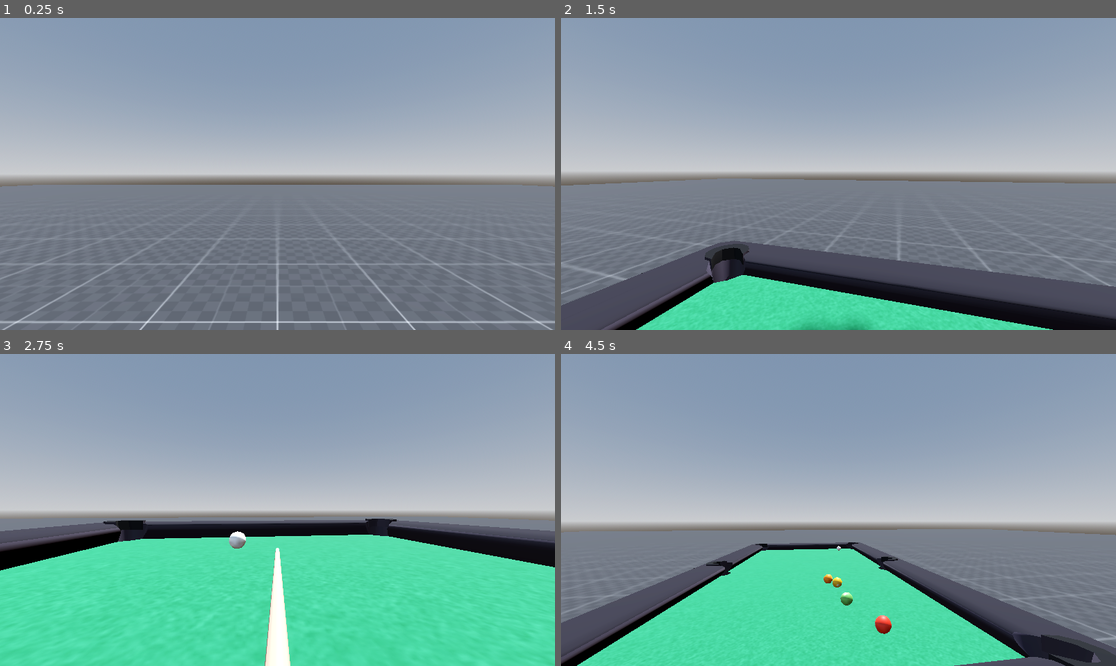
Above: before the commit, frames 1-4 (two rows, left to right).
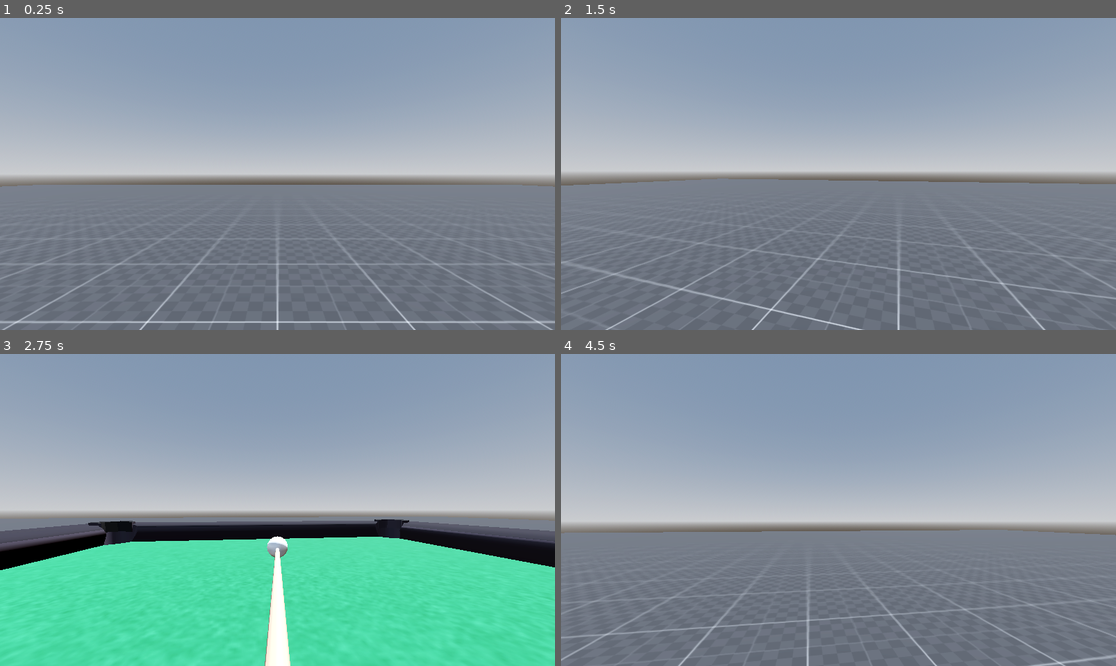
Above: after the commit, the same moments.

Repository: maximosdrr/9-die
Game: Godot game, scene res://Main.tscn
The game is run twice, just before and just after one commit, with the same random seed, the same clock (stepped at 60 frames per second) and the same inputs.
Inputs (mouse positions are in pixels of both pictures, inside the frame that each line leads up to):
- Up to frame 1 (0.25 s): no input
- Up to frame 2 (1.5 s): tap Enter at 0.5 s; move the mouse to (866, 174) at 0.52 s; hold Space (spin_modifier) 0.53-1.28 s; hold W (move_forward) from 0.53 s (still down); move the mouse to (810, 174) at 1.27 s; tap Shift (stroke_mode) at 1.35 s
- Up to frame 3 (2.75 s): keep holding W (move_forward); move the mouse to (288, 503) at 2.02 s; tap E (switch_control) at 2.1 s
- Up to frame 4 (4.5 s): keep holding W (move_forward); move the mouse to (832, 516) at 2.77 s; tap Space (spin_modifier) at 2.85 s; move the mouse to (877, 513) at 3.52 s; hold Shift (stroke_mode) 3.53-4.28 s; move the mouse to (794, 506) at 4.27 s; tap E (switch_control) at 4.35 s

The runs differ from the first frame. In frame 2, 21% of the frame differs, in the area x 0-100%, y 51-100%; in frame 3, 1.5%; in frame 4, 28%, in the area x 0-100%, y 56-100%.

Commit message:
feat: update table physics

Diff:
--- a/Core/Table/Table.tscn
+++ b/Core/Table/Table.tscn
@@ -16,6 +16,8 @@
 [node name="TableGameHandler" type="Node3D" parent="."]
 
 [node name="TableInfluence" type="Area3D" parent="."]
+collision_layer = 16
+collision_mask = 2
 
 [node name="CollissionShape" type="CollisionShape3D" parent="TableInfluence"]
 shape = SubResource("BoxShape3D_i6bfp")
--- a/Features/Games/Pool/Components/Balls/Ball.tscn
+++ b/Features/Games/Pool/Components/Balls/Ball.tscn
@@ -15,7 +15,7 @@
 
 [node name="Ball" type="RigidBody3D"]
 collision_layer = 4
-collision_mask = 5
+collision_mask = 13
 physics_material_override = SubResource("PhysicsMaterial_n5t01")
 script = ExtResource("1_eusg5")
 data = ExtResource("2_5qcrw")
@@ -23,12 +23,6 @@
 
 [node name="CollisionShape3D" type="CollisionShape3D" parent="."]
 shape = SubResource("SphereShape3D_bodf6")
-
-[node name="Label3D" type="Label3D" parent="."]
-transform = Transform3D(0.41786087, 0, 0, 0, 0.29796404, 0, 0, 0, 1, 0, 0.13728881, 0)
-visible = false
-text = "XXXXXX
-XXXX"
 
 [node name="StateMachine" type="Node3D" parent="."]
 script = ExtResource("2_eusg5")
--- a/Features/Games/Pool/Components/Balls/Scripts/Ball.gd
+++ b/Features/Games/Pool/Components/Balls/Scripts/Ball.gd
@@ -1,12 +1,11 @@
 class_name Ball extends RigidBody3D
 
 @export var data: BallResource
-@export var is_cue_ball: bool = false
+@export var continuos_cd: bool = false
 
 @export_range(0.0, 45.0) var max_squirt_angle_deg: float = 10.0
 @export_range(0.0, 1.0) var spin_power_factor: float = 0.02
 
-@onready var label_3d: Label3D = $Label3D
 @onready var collision_shape: CollisionShape3D = $CollisionShape3D
 @onready var state_machine: StateMachine = $StateMachine
 
@@ -26,7 +25,7 @@
 	linear_damp = data.linear_damp
 	angular_damp = data.angular_damp
 
-	continuous_cd = false
+	continuous_cd = continuos_cd
 	can_sleep = true
 
 	physics_material_override.bounce = data.bounce
@@ -40,13 +39,6 @@
 		push_error("Ball CollisionShape must be a SphereShape3D!")
 
 	_initial_transform = global_transform
-
-func _process(_delta: float) -> void:
-	_update_label()
-
-func _update_label():
-	if state_machine and state_machine.current:
-		label_3d.text = "State: %s" % [state_machine.current.name]
 
 func strike(direction: Vector3, total_force: float, hit_offset_local: Vector3 = Vector3.ZERO) -> void:
 	if total_force <= 0.0:
--- a/Features/Games/Pool/Pool.tscn
+++ b/Features/Games/Pool/Pool.tscn
@@ -45,18 +45,33 @@
 blend_shape_mode = 0
 shadow_mesh = SubResource("ArrayMesh_7rd23")
 
+[sub_resource type="BoxShape3D" id="BoxShape3D_y227s"]
+size = Vector3(1.6565552, 0.17565918, 2.86615)
+
 [sub_resource type="BoxShape3D" id="BoxShape3D_nqm52"]
 size = Vector3(1.1682367, 2.4296172, 0)
 
+[sub_resource type="PhysicsMaterial" id="PhysicsMaterial_qmuqs"]
+
 [sub_resource type="BoxShape3D" id="BoxShape3D_5ugkb"]
-size = Vector3(1.0333252, 0.046020508, 0.057617188)
+size = Vector3(1.0887833, 0.046020508, 0.057617188)
+
+[sub_resource type="PhysicsMaterial" id="PhysicsMaterial_aqhji"]
+rough = true
+absorbent = true
+
+[sub_resource type="BoxShape3D" id="BoxShape3D_aqhji"]
+size = Vector3(0.06201172, 0.24931335, 2.6795814)
+
+[sub_resource type="BoxShape3D" id="BoxShape3D_qmuqs"]
+size = Vector3(1.4373727, 0.2767217, 0.062)
 
 [node name="PoolGame" type="Node3D"]
 script = ExtResource("1_jypsj")
 metadata/_custom_type_script = "uid://c2r67kx8wl0t0"
 
 [node name="PoolTable" type="StaticBody3D" parent="."]
-collision_layer = 4
+collision_layer = 8
 collision_mask = 5
 physics_material_override = SubResource("PhysicsMaterial_hqklk")
 
@@ -65,33 +80,74 @@
 mesh = SubResource("ArrayMesh_qqr7a")
 skeleton = NodePath("")
 
-[node name="Floor" type="CollisionShape3D" parent="PoolTable"]
+[node name="TableFloor" type="CollisionShape3D" parent="PoolTable"]
+transform = Transform3D(1, 0, 0, 0, 1, 0, 0, 0, 1, 0.0012512207, 0.50749826, 0.0042419434)
+shape = SubResource("BoxShape3D_y227s")
+
+[node name="TableBottomFloor" type="CollisionShape3D" parent="PoolTable"]
 transform = Transform3D(1, 0, 0, 0, 0, -1, 0, 1, 0, -0.0041469596, 0.75, -0.0037255334)
+visible = false
 shape = SubResource("BoxShape3D_nqm52")
+debug_color = Color(0.73341113, 0.4715413, 7.70092e-07, 0.41960785)
 
-[node name="RailBottom" type="CollisionShape3D" parent="PoolTable"]
-transform = Transform3D(1, 0, 0, 0, 0.93969256, -0.3420201, 0, 0.3420201, 0.93969256, 0, 0.798, -1.2374502)
-shape = SubResource("BoxShape3D_5ugkb")
+[node name="Rails" type="StaticBody3D" parent="PoolTable"]
+visible = false
+collision_layer = 8
+collision_mask = 5
+physics_material_override = SubResource("PhysicsMaterial_qmuqs")
 
-[node name="RailTop" type="CollisionShape3D" parent="PoolTable"]
+[node name="RailTop" type="CollisionShape3D" parent="PoolTable/Rails"]
 transform = Transform3D(1, 0, 0, 0, 0.9396926, 0.34202012, 0, -0.34202012, 0.9396926, 0, 0.79769385, 1.2290576)
 shape = SubResource("BoxShape3D_5ugkb")
+debug_color = Color(0.9979411, 0, 0.16499314, 0.41960785)
 
-[node name="RailLeft1" type="CollisionShape3D" parent="PoolTable"]
+[node name="RailBottom" type="CollisionShape3D" parent="PoolTable/Rails"]
+transform = Transform3D(1, 0, 0, 0, 0.93969256, -0.3420201, 0, 0.3420201, 0.93969256, -0.0044784546, 0.798, -1.2374502)
+shape = SubResource("BoxShape3D_5ugkb")
+debug_color = Color(0.9979411, 0, 0.16499314, 0.41960785)
+
+[node name="RailLeft1" type="CollisionShape3D" parent="PoolTable/Rails"]
 transform = Transform3D(-4.3711392e-08, -0.34202015, 0.9396926, 0, 0.93969274, 0.34202012, -1.0000001, 1.4950176e-08, -4.1075268e-08, 0.615, 0.798, 0.602)
 shape = SubResource("BoxShape3D_5ugkb")
+debug_color = Color(0.9979411, 0, 0.16499314, 0.41960785)
 
-[node name="RailLeft2" type="CollisionShape3D" parent="PoolTable"]
+[node name="RailLeft2" type="CollisionShape3D" parent="PoolTable/Rails"]
 transform = Transform3D(-4.3711392e-08, -0.34202015, 0.9396926, 0, 0.93969274, 0.34202012, -1.0000001, 1.4950176e-08, -4.1075268e-08, 0.615, 0.798, -0.602)
 shape = SubResource("BoxShape3D_5ugkb")
+debug_color = Color(0.9979411, 0, 0.16499314, 0.41960785)
 
-[node name="RailRight1" type="CollisionShape3D" parent="PoolTable"]
+[node name="RailRight1" type="CollisionShape3D" parent="PoolTable/Rails"]
 transform = Transform3D(-4.3711392e-08, 0.34202015, -0.93969256, 0, 0.93969274, 0.3420201, 1.0000001, 1.4950176e-08, -4.1075264e-08, -0.615, 0.798, -0.602)
 shape = SubResource("BoxShape3D_5ugkb")
+debug_color = Color(0.9979411, 0, 0.16499314, 0.41960785)
 
-[node name="RailRight2" type="CollisionShape3D" parent="PoolTable"]
-transform = Transform3D(-4.3711392e-08, 0.34202015, -0.93969256, 0, 0.93969274, 0.3420201, 1.0000001, 1.4950176e-08, -4.1075264e-08, -0.615, 0.798, 0.602)
+[node name="RailRight2" type="CollisionShape3D" parent="PoolTable/Rails"]
+transform = Transform3D(-4.3711392e-08, 0.34202015, -0.93969256, 0, 0.93969274, 0.3420201, 1.0000001, 1.4950176e-08, -4.1075264e-08, -0.615, 0.798, 0.60008883)
 shape = SubResource("BoxShape3D_5ugkb")
+debug_color = Color(0.9979411, 0, 0.16499314, 0.41960785)
+
+[node name="Borders" type="StaticBody3D" parent="PoolTable"]
+collision_layer = 8
+collision_mask = 7
+physics_material_override = SubResource("PhysicsMaterial_aqhji")
+
+[node name="BorderLeft" type="CollisionShape3D" parent="PoolTable/Borders"]
+transform = Transform3D(0.93969256, -0.3420201, 0, 0.3420201, 0.93969256, 0, 0, 0, 1, 0.757, 0.754, -0.00014714897)
+shape = SubResource("BoxShape3D_aqhji")
+
+[node name="BorderRight" type="CollisionShape3D" parent="PoolTable/Borders"]
+transform = Transform3D(0.9396926, 0.34202012, 0, -0.34202012, 0.9396926, 0, 0, 0, 1, -0.757, 0.739, 0.0002336055)
+shape = SubResource("BoxShape3D_aqhji")
+
+[node name="BorderTop" type="CollisionShape3D" parent="PoolTable/Borders"]
+transform = Transform3D(1, 0, 0, 0, 0.9396926, 0.34202012, 0, -0.34202012, 0.9396926, 0, 0.731, 1.35)
+shape = SubResource("BoxShape3D_qmuqs")
+debug_color = Color(0.8756376, 0.23523438, 0.6340998, 0.41960785)
+
+[node name="BorderBottom" type="CollisionShape3D" parent="PoolTable/Borders"]
+transform = Transform3D(1, 0, 0, 0, 0.93969256, -0.3420201, 0, 0.3420201, 0.93969256, 0, 0.754, -1.35)
+shape = SubResource("BoxShape3D_qmuqs")
+debug_color = Color(0.8756376, 0.23523438, 0.6340998, 0.41960785)
 
 [node name="Pivot" type="Node3D" parent="."]
 
--- a/Features/Player/Player.tscn
+++ b/Features/Player/Player.tscn
@@ -14,6 +14,8 @@
 [sub_resource type="CapsuleMesh" id="CapsuleMesh_qhdlv"]
 
 [node name="Player" type="CharacterBody3D" groups=["player"]]
+collision_layer = 2
+collision_mask = 15
 script = ExtResource("1_wlwl2")
 metadata/_custom_type_script = "uid://def4sbadiuagc"
 
--- a/project.godot
+++ b/project.godot
@@ -68,10 +68,12 @@
 3d_physics/layer_1="Ground"
 3d_physics/layer_2="Player"
 3d_physics/layer_3="Object"
+3d_physics/layer_4="PoolTable"
+3d_physics/layer_5="TableInfluenceArea"
 
 [physics]
 
-common/physics_ticks_per_second=120
+common/physics_ticks_per_second=240
 common/physics_jitter_fix=1.0
 3d/solver/solver_iterations=24
 common/physics_interpolation=true
Not shown: 1 places in Features/Games/Pool/Pool.tscn that only renumber resources
